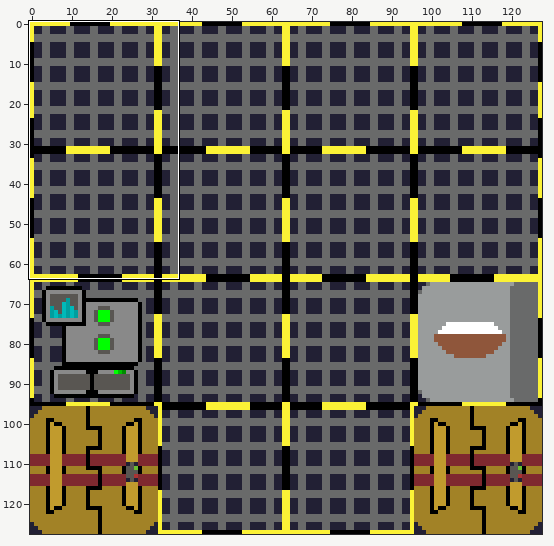
A pixel-art file gets an edit: pets/space_pet_14/spacestationbackground.ase. The first picture is a wide view before the edit; the outline marks the close-up.
Close-up. As it was:
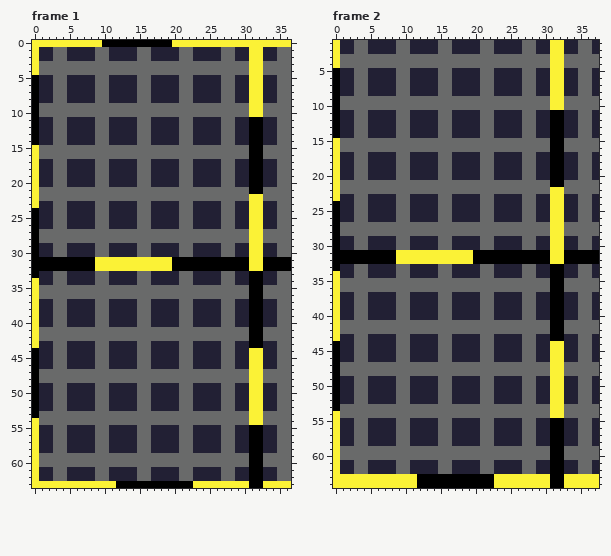
128x128 pixels, 2 frames. Shown: frame 1: x 0..36, y 0..63; frame 2: x 0..37, y 1..64.
After the commit:
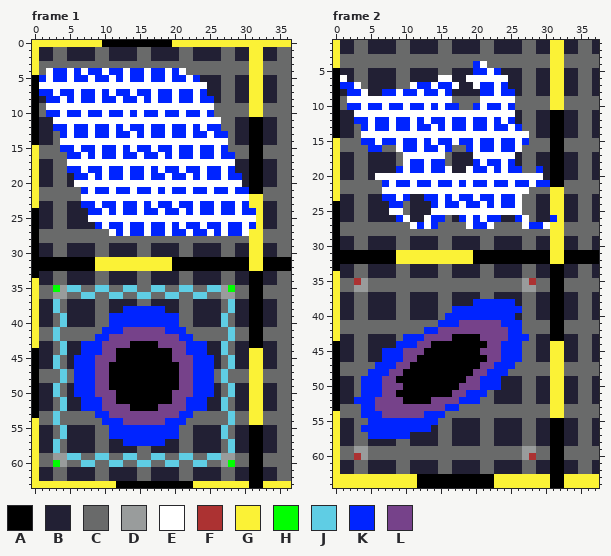
Palette (. is transparent): A #000000  B #222034  C #696a6a  D #999c9c  E #ffffff  F #ac3232  G #fbf236  H #00ff00  J #5fcde4  K #0024ff  L #76428a
Log entry: added singulo and solar
Difference:
layer "game elements/solar" added
Frame 1, layers "game elements/solar", "game elements/singulo":
y 4: x 2..21 CCCCCCCCCCCCCCCCCCCC -> EKKEKEKKEKKEKKEKKEKE
y 5: x 1..23 BBCCBBBBCCBBBBCCBBBBCCB -> KEKKEKKEKKEKEKKEKKEKKEK
y 6: x 1..24 BBCCBBBBCCBBBBCCBBBBCCBB -> EEEEEEEEEEEEEEEEEEEEEEEE
y 7: x 1..24 BBCCBBBBCCBBBBCCBBBBCCBB -> KKEKKEKKEKEKKEKKEKKEKKEK
y 8: x 2..25 BCCBBBBCCBBBBCCBBBBCCBBB -> KKEKEKKEKKEKKEKEKKEKKEKK
y 9: x 2..25 CCCCCCCCCCCCCCCCCCCCCCCC -> EEEEEEEEEEEEEEEEEEEEEEEE
y 10: x 2..25 CCCCCCCCCCCCCCCCCCCCCCCC -> KKEKKEKKEKKEKEKKEKKEKKEK
y 11: x 3..26 CCBBBBCCBBBBCCBBBBCCBBBB -> EEEEEEEEEEEEEEEEEEEEEEEE
y 12: x 3..26 CCBBBBCCBBBBCCBBBBCCBBBB -> KKEKKEKKEKEKKEKKEKKEKEKK
y 13: x 4..27 CBBBBCCBBBBCCBBBBCCBBBBC -> KEKKEKKEKKEKEKKEKKEKKEKK
y 14: x 4..27 CBBBBCCBBBBCCBBBBCCBBBBC -> EEEEEEEEEEEEEEEEEEEEEEEE
y 15: x 4..27 CCCCCCCCCCCCCCCCCCCCCCCC -> KKEKKEKKEKEKKEKKEKKEKKEK
y 16: x 5..28 CCCCCCCCCCCCCCCCCCCCCCCC -> KKEKEKKEKKEKKEKEKKEKKEKK
y 17: x 5..28 BBBBCCBBBBCCBBBBCCBBBBCC -> EEEEEEEEEEEEEEEEEEEEEEEE
y 18: x 5..28 BBBBCCBBBBCCBBBBCCBBBBCC -> KKEKKEKKEKKEKEKKEKKEKKEK
y 19: x 6..29 BBBCCBBBBCCBBBBCCBBBBCCB -> KKEKEKKEKKEKKEKKEKEKKEKK
y 20: x 6..29 BBBCCBBBBCCBBBBCCBBBBCCB -> EEEEEEEEEEEEEEEEEEEEEEEE
y 21: x 7..30 CCCCCCCCCCCCCCCCCCCCCCCC -> KEKKEKKEKKEKEKKEKKEKKEKK
y 22: x 7..30 CCCCCCCCCCCCCCCCCCCCCCCC -> EEEEEEEEEEEEEEEEEEEEEEEE
y 23: x 7..30 BBCCBBBBCCBBBBCCBBBBCCBB -> KKEKKEKKEKEKKEKKEKKEKKEK
y 24: x 8..31 BCCBBBBCCBBBBCCBBBBCCBBG -> KKEKEKKEKKEKKEKEKKEKKEKK
y 25: x 8..31 BCCBBBBCCBBBBCCBBBBCCBBG -> EEEEEEEEEEEEEEEEEEEEEEEE
y 26: x 9..31 CCBBBBCCBBBBCCBBBBCCBBG -> KEKKEKKEKKEKEKKEKKEKKEK
y 27: x 11..30 CCCCCCCCCCCCCCCCCCCC -> EKEKKEKKEKKEKKEKEKKE
y 35: x 3..6 CCCC -> HDJJ; x 9..10 CC -> JJ; x 13..14 CC -> JJ; x 17..18 CC -> JJ; x 21..22 CC -> JJ; x 25..28 CCCC -> JJDH
y 36: x 3..4 CC -> DD; x 7..8 CC -> JJ; x 11..12 CC -> JJ; x 15..16 CC -> JJ; x 19..20 CC -> JJ; x 23..24 CC -> JJ; x 27..28 CC -> DD
y 37: x 3 C -> J; x 28 C -> J
y 38: x 3 C -> J; x 13..18 BBCCBB -> KKKKKK; x 28 C -> J
y 39..40: x 4 C -> J; x 11..20 BBBBCCBBBB -> KKKKKKKKKK; x 27 C -> J
y 41: x 3 C -> J; x 10..21 CCCCCCCCCCCC -> KKKLLLLLLKKK; x 28 C -> J
y 42: x 3 C -> J; x 9..22 CCCCCCCCCCCCCC -> KKLLLLLLLLLLKK; x 28 C -> J
y 43: x 4 C -> J; x 7..24 BBCCBBBBCCBBBBCCBB -> KKKLLLLAAAALLLLKKK; x 27 C -> J
y 44: x 4 C -> J; x 7..24 BBCCBBBBCCBBBBCCBB -> KKKLLAAAAAAAALLKKK; x 27 C -> J
y 45: x 3 C -> J; x 6..25 BBBCCBBBBCCBBBBCCBBB -> KKKLLLAAAAAAAALLLKKK; x 28 C -> J
y 46: x 3 C -> J; x 6..25 BBBCCBBBBCCBBBBCCBBB -> KKKLLAAAAAAAAAALLKKK; x 28 C -> J
y 47..48: x 4 C -> J; x 6..25 CCCCCCCCCCCCCCCCCCCC -> KKKLLAAAAAAAAAALLKKK; x 27 C -> J
y 49: x 3 C -> J; x 6..25 BBBCCBBBBCCBBBBCCBBB -> KKKLLAAAAAAAAAALLKKK; x 28 C -> J
y 50: x 3 C -> J; x 6..25 BBBCCBBBBCCBBBBCCBBB -> KKKLLLAAAAAAAALLLKKK; x 28 C -> J
y 51: x 4 C -> J; x 7..24 BBCCBBBBCCBBBBCCBB -> KKKLLAAAAAAAALLKKK; x 27 C -> J
y 52: x 4 C -> J; x 7..24 BBCCBBBBCCBBBBCCBB -> KKKLLLLAAAALLLLKKK; x 27 C -> J
y 53: x 3 C -> J; x 9..22 CCCCCCCCCCCCCC -> KKLLLLLLLLLLKK; x 28 C -> J
y 54: x 3 C -> J; x 10..21 CCCCCCCCCCCC -> KKKLLLLLLKKK; x 28 C -> J
y 55..56: x 4 C -> J; x 11..20 BBBBCCBBBB -> KKKKKKKKKK; x 27 C -> J
y 57: x 3 C -> J; x 13..18 BBCCBB -> KKKKKK; x 28 C -> J
y 58: x 3 C -> J; x 28 C -> J
y 59: x 3..6 CCCC -> DDJJ; x 9..10 CC -> JJ; x 13..14 CC -> JJ; x 17..18 CC -> JJ; x 21..22 CC -> JJ; x 25..28 CCCC -> JJDD
y 60: x 3..4 CC -> HD; x 7..8 CC -> JJ; x 11..12 CC -> JJ; x 15..16 CC -> JJ; x 19..20 CC -> JJ; x 23..24 CC -> JJ; x 27..28 CC -> DH
Frame 2, layers "game elements/solar", "game elements/singulo":
y 4: x 20..21 CC -> KE
y 5: x 20..23 BCCB -> KKEK
y 6: x 1 B -> E; x 15..16 CC -> EE; x 19..24 BBCCBB -> EEEEEE
y 7: x 1..3 BBC -> KKE; x 11..17 BBBBCCB -> EKKEKKE; x 20..24 BCCBB -> EKKEK
y 8: x 2..4 BCC -> KKE; x 7..16 BBCCBBBBCC -> KKEKKEKKEK; x 21..25 CCBBB -> KKEKK
y 9: x 2..16 CCCCCCCCCCCCCCC -> EEEEEEEEEEEEEEE; x 21..25 CCCCC -> EEEEE
y 10: x 2..17 CCCCCCCCCCCCCCCC -> KKEKKEKKEKKEKEKK; x 20..25 CCCCCC -> KEKKEK
y 11: x 3..25 CCBBBBCCBBBBCCBBBBCCBBB -> EEEEEEEEEEEEEEEEEEEEEEE
y 12: x 3..25 CCBBBBCCBBBBCCBBBBCCBBB -> KKEKKEKKEKEKKEKKEKKEKEK
y 13: x 4..26 CBBBBCCBBBBCCBBBBCCBBBB -> KEKKEKKEKKEKEKKEKKEKKEK
y 14: x 4..27 CBBBBCCBBBBCCBBBBCCBBBBC -> EEEEEEEEEEEEEEEEEEEEEEEE
y 15: x 4..27 CCCCCCCCCCCCCCCCCCCCCCCC -> KKEKKEKKEKEKKEKKEKKEKKEK
y 16: x 5..6 CC -> KK; x 9..16 CCCCCCCC -> EKKEKKEK; x 19..26 CCCCCCCC -> KEKKEKKE
y 17: x 10..15 CBBBBC -> EEEEEE; x 20..25 BCCBBB -> EEEEEE
y 18: x 10..15 CBBBBC -> EKKEKK; x 20..25 BCCBBB -> KEKKEK
y 19: x 9..16 CCBBBBCC -> KEKKEKKE; x 19..26 BBCCBBBB -> EKKEKEKK; x 29 B -> K
y 20: x 6..29 BBBCCBBBBCCBBBBCCBBBBCCB -> EEEEEEEEEEEEEEEEEEEEEEEE
y 21: x 7..30 CCCCCCCCCCCCCCCCCCCCCCCC -> KEKKEKKEKKEKEKKEKKEKKEKK
y 22: x 7..27 CCCCCCCCCCCCCCCCCCCCC -> EEEEEEEEEEEEEEEEEEEEE
y 23: x 7..10 BBCC -> KKEK; x 13..26 BBCCBBBBCCBBBB -> KKEKEKKEKKEKKE
y 24: x 8..9 BC -> KK; x 14..26 BCCBBBBCCBBBB -> KEKKEKKEKEKKE
y 25: x 8..9 BC -> EE; x 14..26 BCCBBBBCCBBBB -> EEEEEEEEEEEEE
y 26: x 9..10 CC -> KE; x 13..15 BBC -> EKK; x 18..23 BBBCCB -> KEKEKK; x 26..27 BC -> KE; x 31 G -> K
y 27: x 11..14 CCCC -> EKEK; x 19..22 CCCC -> EKKE; x 27..30 CCCC -> EKKE
y 35: x 3..4 CC -> FD; x 27..28 CC -> DF
y 36: x 3..4 CC -> DD; x 27..28 CC -> DD
y 38: x 20..25 BCCBBB -> KKKKKK
y 39: x 17..26 BBBBCCBBBB -> KKKKKKKKKK
y 40: x 16..25 CBBBBCCBBB -> KKKKKKKKKK
y 41: x 15..26 CCCCCCCCCCCC -> KKKLLLLLLKKK
y 42: x 13..26 CCCCCCCCCCCCCC -> KKLLLLLLLLLLKK
y 43: x 10..27 CBBBBCCBBBBCCBBBBC -> KKKLLLLAAAALLLLKKK
y 44: x 9..26 CCBBBBCCBBBBCCBBBB -> KKKLLAAAAAAAALLKKK
y 45: x 7..26 BBCCBBBBCCBBBBCCBBBB -> KKKLLLAAAAAAAALLLKKK
y 46: x 7..26 BBCCBBBBCCBBBBCCBBBB -> KKKLLAAAAAAAAAALLKKK
y 47: x 6..25 CCCCCCCCCCCCCCCCCCCC -> KKKLLAAAAAAAAAALLKKK
y 48: x 5..24 CCCCCCCCCCCCCCCCCCCC -> KKKLLAAAAAAAAAALLKKK
y 49: x 4..23 CBBBBCCBBBBCCBBBBCCB -> KKKLLAAAAAAAAAALLKKK
y 50: x 4..23 CBBBBCCBBBBCCBBBBCCB -> KKKLLLAAAAAAAALLLKKK
y 51: x 4..21 CBBBBCCBBBBCCBBBBC -> KKKLLAAAAAAAALLKKK
y 52: x 3..20 CCBBBBCCBBBBCCBBBB -> KKKLLLLAAAALLLLKKK
y 53: x 4..17 CCCCCCCCCCCCCC -> KKLLLLLLLLLLKK
y 54: x 4..15 CCCCCCCCCCCC -> KKKLLLLLLKKK
y 55: x 5..14 BBBBCCBBBB -> KKKKKKKKKK
y 56: x 4..13 CBBBBCCBBB -> KKKKKKKKKK
y 57: x 5..10 BBBBCC -> KKKKKK
y 59: x 3..4 CC -> DD; x 27..28 CC -> DD
y 60: x 3..4 CC -> FD; x 27..28 CC -> DF
